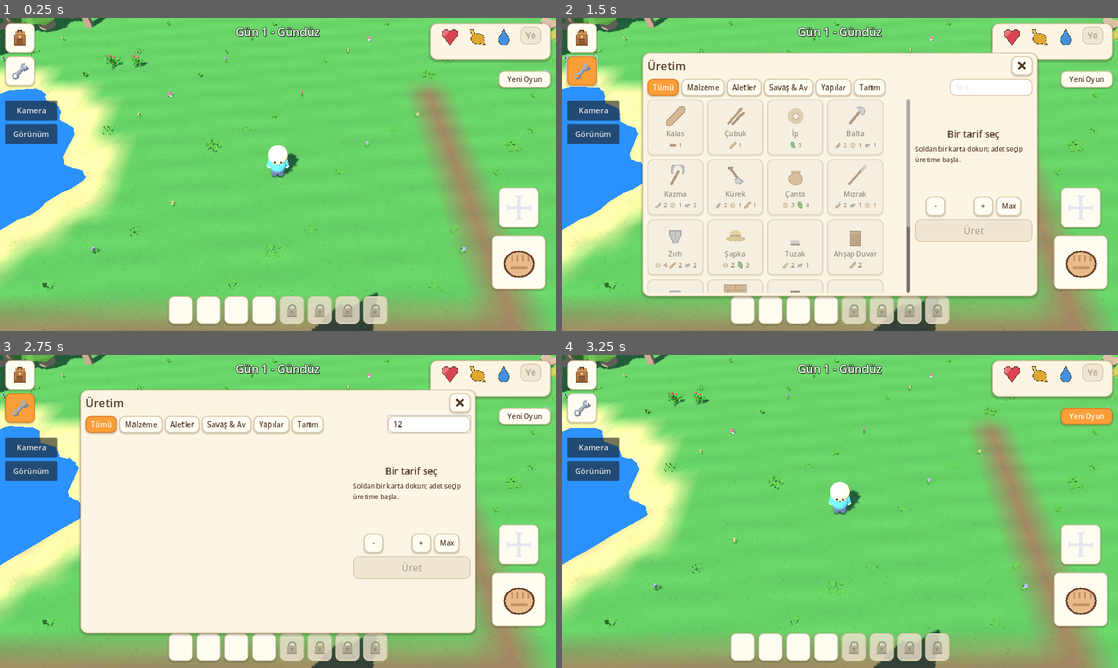
Above: before the commit, frames 1-4 (two rows, left to right).
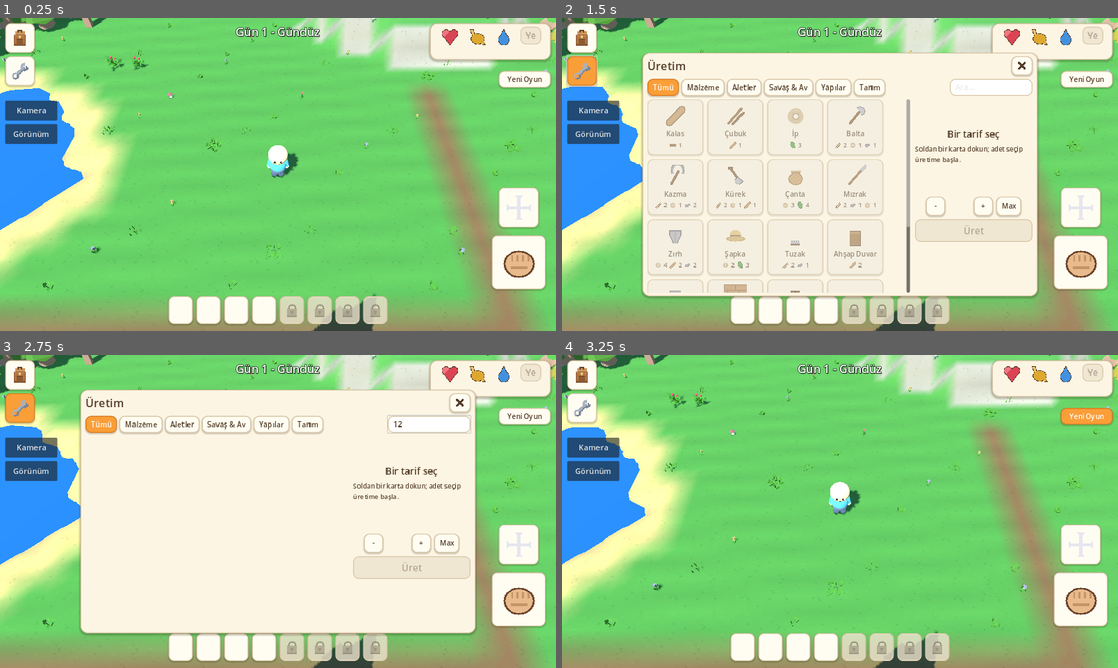
Above: after the commit, the same moments.

Repository: ozcinarece/Rable
Game: Godot game, scene res://scenes/World3D.tscn
The game is run twice, just before and just after one commit, with the same random seed, the same clock (stepped at 60 frames per second) and the same inputs.
Inputs (mouse positions are in pixels of both pictures, inside the frame that each line leads up to):
- Up to frame 1 (0.25 s): no input
- Up to frame 2 (1.5 s): click (584, 36) at 0.5 s; click (584, 71) at 1.25 s
- Up to frame 3 (2.75 s): click (428, 423) at 2.02 s; type "12" at 2.1 s
- Up to frame 4 (3.25 s): click "Yeni Oyun" at 2.75 s

The runs differ from the first frame. In frame 1, 4.1% of the frame differs, in the area x 0-100%, y 0-100%; in frame 2, 2.7%; in frame 3, 2.7%; in frame 4, 4.1%.

Commit message:
Longvinter dokunuslari: falezli plato, tepecikler, deniz isiltisi, kiyi kayalari
- Haritaya yuksek plato (h) eklendi: dik yamaclari otomatik taslasir
  (katmanli falez gorunumu), ustu cimen + susler
- Duz alanlar hafif dalgali (dogal tepecik hissi); oyuncu ve tum
  nesneler arazi yuksekligini takip eder
- Deniz shader'inda gezinen beyaz isilti/dalga seritleri
- Ada cevresine 46 yari batik kiyi kayasi serpistirildi

Co-Authored-By: Claude Fable 5 <noreply@anthropic.com>
Claude-Session: https://claude.ai/code/session_01F3YZhtJZEWdj71A8VFF7cL

Diff:
--- a/scripts/map_data.gd
+++ b/scripts/map_data.gd
@@ -17,11 +17,11 @@
 
 const MAP: Array[String] = [
 	"########################################",
-	"#..TTTT................................#",
-	"#.TTTTTT.......................###.....#",
-	"#.TTTTT.T.....................#####....#",
-	"#..TTT........................######...#",
-	"#...T..........................####....#",
+	"#..TTTT..............hhhhhhh...........#",
+	"#.TTTTTT............hhhhhhhhh..###.....#",
+	"#.TTTTT.T..........hhhhhhhhhh.#####....#",
+	"#..TTT..............hhhhhhhh..######...#",
+	"#...T.................hhhhh....####....#",
 	"#.........mm.....................##....#",
 	"#....sss...............................#",
 	"#...ss~~ss.............d...............#",
--- a/scripts/player3d.gd
+++ b/scripts/player3d.gd
@@ -515,6 +515,8 @@
 	var next_z := pos + Vector3(0, 0, offset.z)
 	if _pos_walkable(next_z):
 		pos = next_z
+	# Araziyi takip et: tepecikte yuksel, kumsalda alcal
+	pos.y = world.ground_height(pos.x, pos.z)
 	position = pos
 
 # Govde yaricapi kadar 4 noktadan izgara kontrolu
--- a/scripts/world3d.gd
+++ b/scripts/world3d.gd
@@ -25,6 +25,8 @@
 	"s": {"color": Color(0.80, 0.66, 0.40), "top": -0.02, "solid": false, "speckled": true},
 	"~": {"color": Color(0.17, 0.42, 0.72), "top": -0.14, "solid": true, "water": true},
 	"o": {"color": Color(0.30, 0.23, 0.17), "top": -0.25, "solid": true},
+	# Yuksek plato: cikilmaz manzara (falez yamaclari taslasir)
+	"h": {"color": Color(0.31, 0.55, 0.23), "top": 1.1, "solid": true},
 }
 
 ## Toplanabilir nesneler (2D'deki degerlerle ayni)
@@ -583,8 +585,34 @@
 
 	_build_terrain()
 	_build_sea()
-	_build_decor(ground_cells["."])
+	_build_sea_rocks()
+	_build_decor(ground_cells["."] + ground_cells["h"])
 	_rebuild_objects()
+
+# Kiyi/deniz kayalari: ada cevresine serpistirilmis gri kayalar
+# (yari batik adaciklar - referans gorunumun imzasi)
+func _build_sea_rocks() -> void:
+	var rng := RandomNumberGenerator.new()
+	rng.seed = 20260720
+	var rock_models := ["rock_smallA", "rock_smallB", "rock_largeA",
+			"stone_smallE", "rock_smallF"]
+	var groups: Dictionary = {}
+	for i in 46:
+		# Harita sinirinin disinda, kiyiya yakin bir halka
+		var angle := rng.randf() * TAU
+		var ring := 2.0 + rng.randf() * 9.0
+		var cx := _map_w / 2.0
+		var cz := _map_h / 2.0
+		var rx := cx + cos(angle) * (_map_w / 2.0 + ring)
+		var rz := cz + sin(angle) * (_map_h / 2.0 + ring)
+		var model: String = rock_models[rng.randi() % rock_models.size()]
+		if not groups.has(model):
+			groups[model] = []
+		var scale := 1.2 + rng.randf() * 2.2
+		var basis := Basis(Vector3.UP, rng.randf() * TAU).scaled(Vector3(scale, scale, scale))
+		groups[model].append(Transform3D(basis, Vector3(rx, -0.24, rz)))
+	for model in groups:
+		add_child(_make_model_multimesh(model, groups[model]))
 
 # --- Purussuz arazi -----------------------------------------------------
 # Kare bloklar yerine TEK yumusak ortu: yukseklik ve renk komsu hucreler
@@ -602,7 +630,12 @@
 		return [-0.40, Color(0.62, 0.54, 0.36)]
 	if ch == "o":
 		return [-0.30, def["color"]]
-	return [0.0, def["color"]]
+	if ch == "h":
+		return [1.1, def["color"]]
+	# Duz alanlar hafif dalgali: dogal tepecik hissi (yumusak fonksiyon)
+	var roll := sin(cx * 0.37) * cos(cy * 0.29) * 0.07 \
+			+ sin(cx * 0.15 + cy * 0.42) * 0.05
+	return [roll, def["color"]]
 
 # Bir dunya noktasinda yukseklik+renk (4 komsu hucrenin harmani)
 func _sample_terrain(x: float, z: float) -> Array:
@@ -638,10 +671,20 @@
 			var x := float(i) / float(res)
 			var z := float(j) / float(res)
 			var s := _sample_terrain(x, z)
+			var height := float(s[0])
+			var c: Color = s[1]
+			# Dik yamaclar taslasir: falez gorunumu (katmanli gri-bej)
+			var steep := maxf(
+					absf(float(_sample_terrain(x + 0.5, z)[0]) - height),
+					absf(float(_sample_terrain(x, z + 0.5)[0]) - height))
+			steep = maxf(steep, absf(float(_sample_terrain(x - 0.5, z)[0]) - height))
+			steep = maxf(steep, absf(float(_sample_terrain(x, z - 0.5)[0]) - height))
+			if steep > 0.34:
+				var band := 0.5 + 0.5 * sin(height * 9.0)
+				c = Color(0.58, 0.53, 0.46).lerp(Color(0.72, 0.66, 0.56), band)
 			# Organik his: renkte deterministik minik oynama
 			var n := sin(float(i) * 12.9898 + float(j) * 78.233) * 0.035
-			var c: Color = s[1]
-			row_p.append(Vector3(x, float(s[0]), z))
+			row_p.append(Vector3(x, height, z))
 			row_c.append(Color(c.r * (1.0 + n), c.g * (1.0 + n), c.b * (1.0 + n)))
 		pts.append(row_p)
 		cols.append(row_c)
@@ -715,7 +758,12 @@
 			+ cos(TIME * 1.1 + wp.z * 1.3) * 0.03;
 }
 void fragment() {
-	ALBEDO = col.rgb;
+	vec3 wp2 = (INV_VIEW_MATRIX * vec4(VERTEX, 1.0)).xyz;
+	// Suda gezinen beyaz isilti seritleri (Longvinter dalgalari)
+	float band = sin(wp2.x * 0.9 + TIME * 0.5) * sin(wp2.z * 1.4 - TIME * 0.35)
+			* sin((wp2.x + wp2.z) * 0.35 + TIME * 0.22);
+	float foam = smoothstep(0.86, 0.97, band);
+	ALBEDO = mix(col.rgb, vec3(0.94, 0.97, 1.0), foam * 0.75);
 	ROUGHNESS = 0.45;
 	SPECULAR = 0.2;
 }
@@ -742,8 +790,14 @@
 	for model in groups:
 		add_child(_make_model_multimesh(model, groups[model]))
 
+## Bir dunya noktasindaki arazi yuksekligi (oyuncu ve nesneler icin)
+func ground_height(x: float, z: float) -> float:
+	return float(_sample_terrain(x, z)[0])
+
 func _cell_center(cell: Vector2i) -> Vector3:
-	return Vector3(cell.x + 0.5, 0, cell.y + 0.5)
+	var x := cell.x + 0.5
+	var z := cell.y + 0.5
+	return Vector3(x, ground_height(x, z), z)
 
 # Nesne gorsellerini bastan kurar (toplama sonrasi cagrilir).
 # Tur basina birkac MultiMesh: yuzlerce nesne, ~10 cizim cagrisi.
